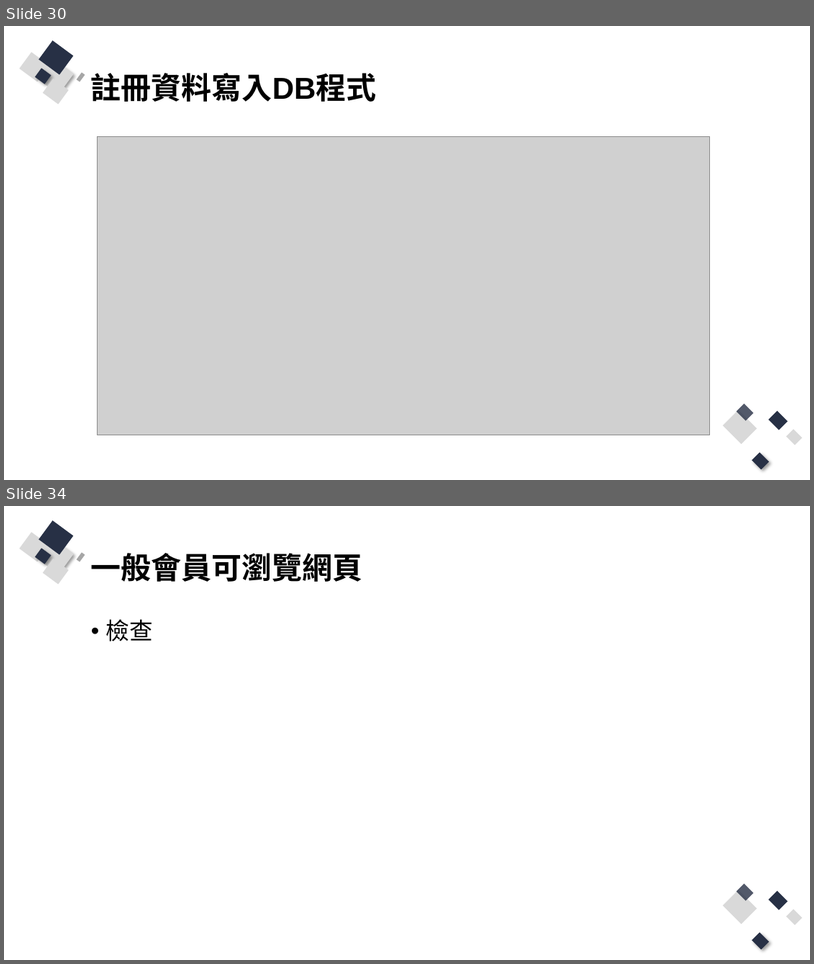
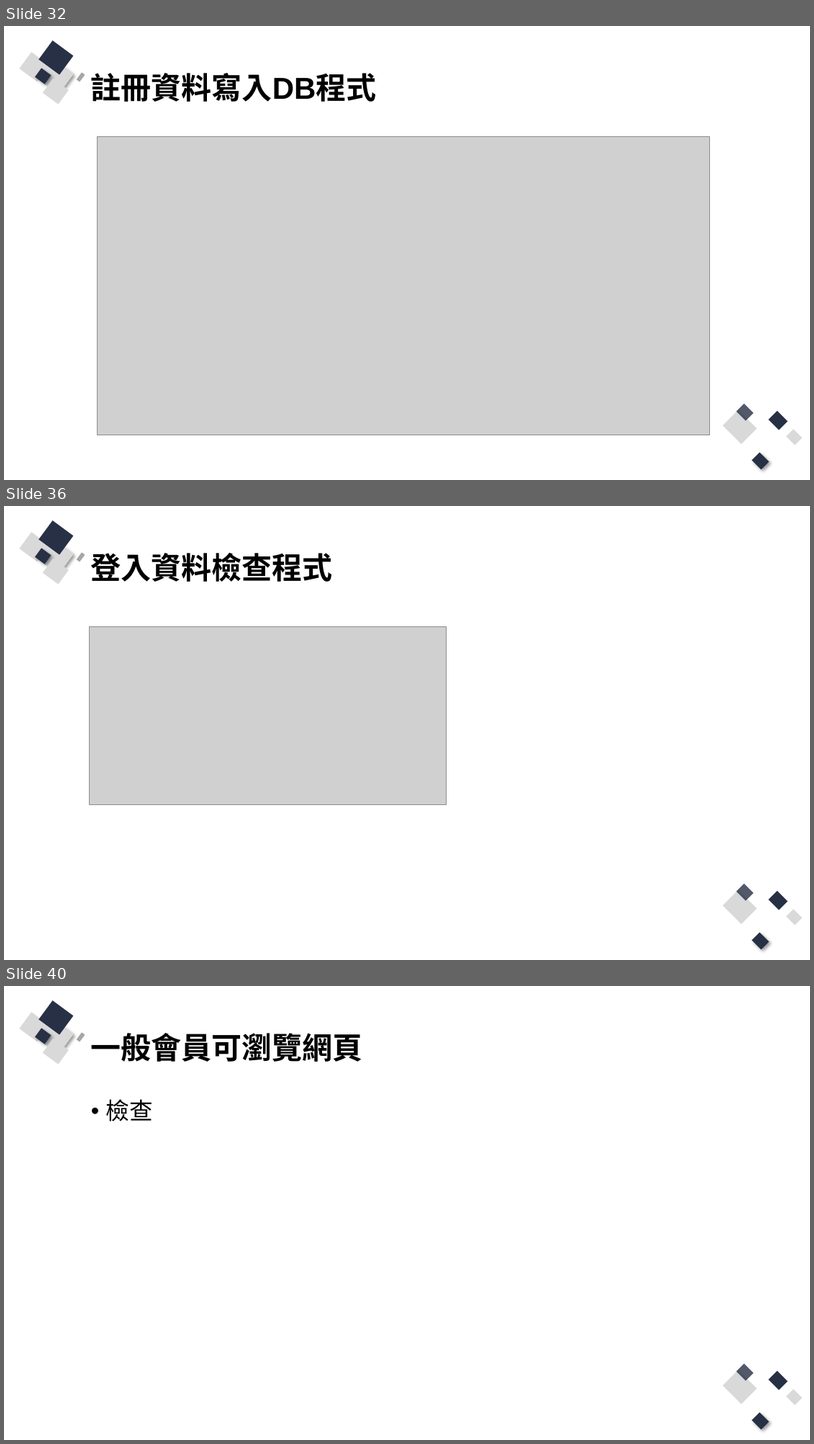
Before and after one commit to Q81JIAXIONG/-, a slide deck: 投影片/4.實作-帳號註冊、登入網頁.pptx. Shown one above the other, each under a label of ours: slides 30 and 34 before the commit, slides 32, 36 and 40 after it; the slides between them are not shown. The pictures are 814x964 and 814x1444 pixels, drawn with LibreOffice and Linux fonts; fonts in the diff are those of the drawing; grey boxes stand for pictures. Boxes give left, top, right and bottom in pixels: in the first picture for what was removed or moved away, otherwise in the second. Text is boxed around its words. In the diff, an @@ line names an element or a change of style, - is before the commit and + after.

Commit message:
準備登入範例

```diff
--- a/投影片/4.實作-帳號註冊、登入網頁.pptx
+++ b/投影片/4.實作-帳號註冊、登入網頁.pptx
@@ slide 36 added at (4,506,810,960), background #FFFFFF; not listed: 13 template elements that a slide beside it also shows @@
@@ title added at (91,553,333,582), 36 pt, text #000000, bold @@
+登入資料檢查程式
@@ picture added at (90,627,447,805) @@
@@ what was slide 30 is now slide 32 @@
@@ what was slide 34 is now slide 40 @@
```
Also in this commit, not shown: 2 slides changed, 7 other slides added, 1 slide removed, 9 other files.
